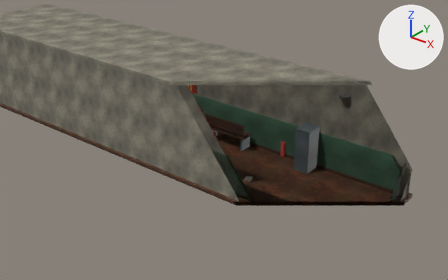
The glTF model art/models/ep_corredor.glb, before and after one commit.
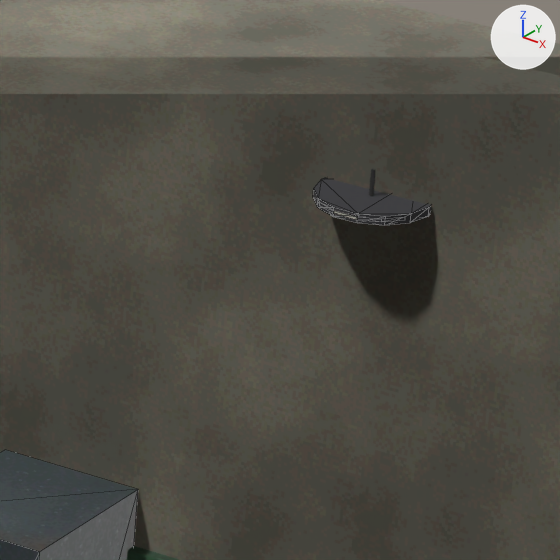
There are two pictures of each version: one from a camera (50 mm lens) standing at (13.779, -13.873, 9.332) and looking at (2.448, 0.291, 0.55), one close up on the part from 68% to 81% of the width and 27% to 48% of the height. The lights are fixed; the arrows at upper right show +X, +Y and +Z. The older version's two pictures come first. The close-ups show mesh edges as thin lines. Everything nearer to the camera than a plane just in front of the edit is cut away. Vertices at exactly the same position are counted once.

Objects in the first close-up: 'flat.007', 'flat.008', 'metal-col', 'plaster-col' and 2 more.
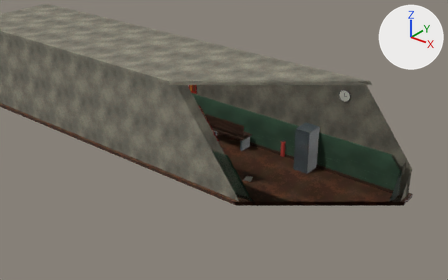
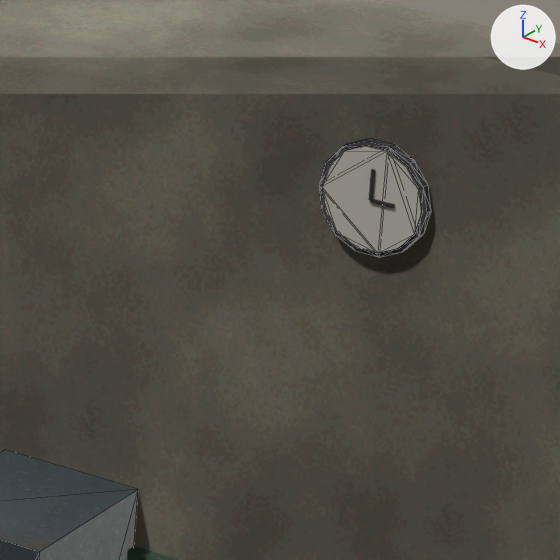
What differs and where, as boxes [x1, y1, x2, y2] in the close-ups (560 x 560 px):
'flat.007', reshaped
    before: [334, 211, 358, 220]
    after: [322, 146, 422, 253]
'flat.008', turned
    before: [313, 178, 431, 225]
    after: [319, 138, 431, 257]

The change, as a diff of the scene's bpy script:
```diff
--- a/art/models/ep_corredor.glb.py
+++ b/art/models/ep_corredor.glb.py
@@ me_flat_007 @@
 # used by ob_flat_007; location = (0.0, 0.0, 0.0)
-me_flat_007.from_pydata(...)  # 84 vertices, 136 faces; spans x -4.04..6.17, y -1.5..1.63, z 1.19..2.61
+me_flat_007.from_pydata(...)  # 84 vertices, 136 faces; spans x -4.04..6.17, y -1.5..1.47, z 1.19..2.77
+# me_flat_007 part 1: the loose piece of 28 vertices spanning x 5.83..6.17, y 1.3..1.63, z 2.6..2.61 is turned 90 degrees about the x axis through its middle
 me_flat_007.materials.append(mat_flat_007)
@@ me_flat_008 @@
 # used by ob_flat_008; location = (0.0, 0.0, 0.0)
-me_flat_008.from_pydata(...)  # 28 vertices, 52 faces; spans x 5.815..6.185, y 1.3..1.66, z 2.585..2.615
+me_flat_008.from_pydata(...)  # 28 vertices, 52 faces; spans x 5.815..6.185, y 1.465..1.495, z 2.42..2.78
+# me_flat_008 part 2: the whole mesh is turned 90 degrees about the x axis through its middle
 me_flat_008.materials.append(mat_flat_008)
```
